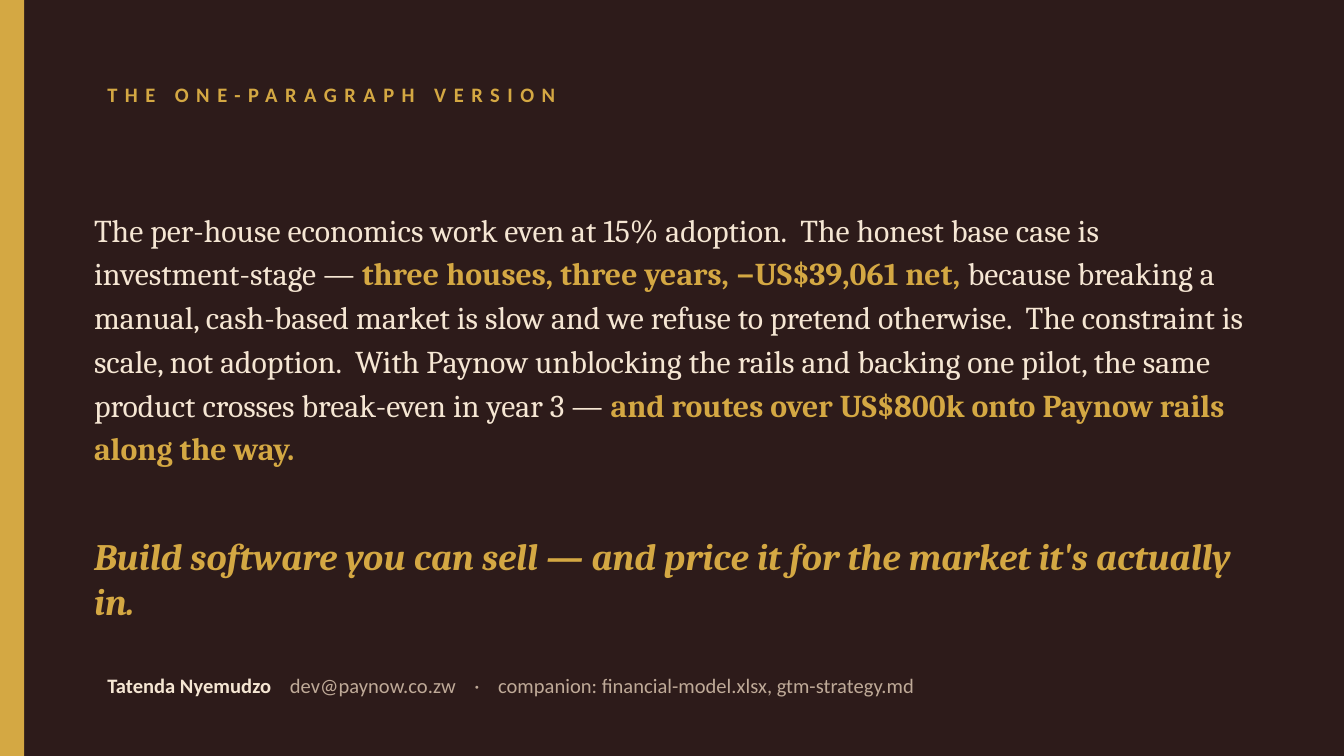
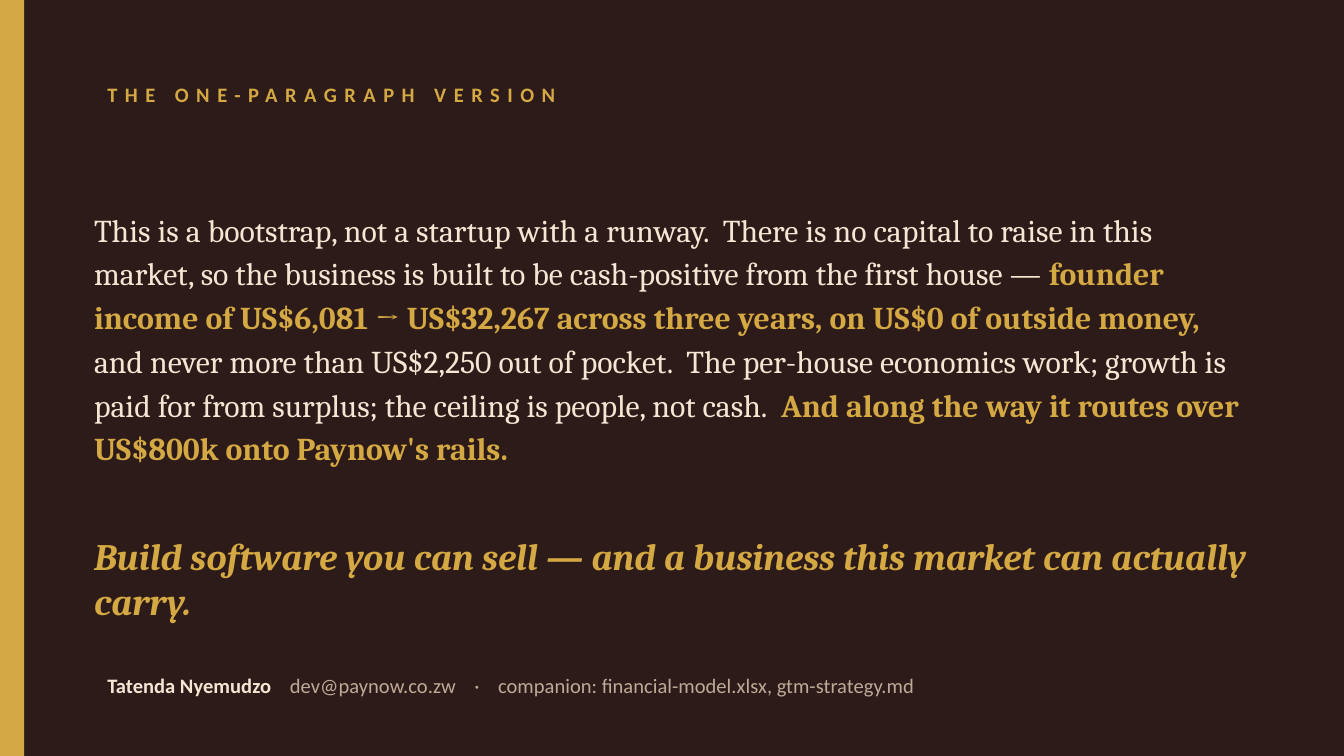
Before and after one commit to muudzo/livestockl, a slide deck: slide 11 of deliverables/business/financial-deck.pptx. Drawn at 1344x756 pixels with LibreOffice and Linux fonts; fonts in the diff are those of the drawing. Boxes give left, top, right and bottom in pixels: in the first picture for what was removed or moved away, otherwise in the second. Text is boxed around its words. In the diff, an @@ line names an element or a change of style, - is before the commit and + after.

```diff
--- a/deliverables/business/financial-deck.pptx
+++ b/deliverables/business/financial-deck.pptx
@@ text at <box>94,220,1239,467</box>: text changed @@
-The per-house economics work even at 15% adoption. The honest base case is investment-stage — three houses, three years, −US$39,061 net, because breaking a manual, cash-based market is slow and we refuse to pretend otherwise. The constraint is scale, not adoption. With Paynow unblocking the rails and backing one pilot, the same product crosses break-even in year 3 — and routes over US$800k onto Paynow rails along the way.
+This is a bootstrap, not a startup with a runway. There is no capital to raise in this market, so the business is built to be cash-positive from the first house — founder income of US$6,081 → US$32,267 across three years, on US$0 of outside money, and never more than US$2,250 out of pocket. The per-house economics work; growth is paid for from surplus; the ceiling is people, not cash. And along the way it routes over US$800k onto Paynow's rails.
@@ text at <box>94,543,1246,623</box>: text changed @@
-Build software you can sell — and price it for the market it's actually in.
+Build software you can sell — and a business this market can actually carry.
```
Also in this commit, not shown: 10 other slides changed, 6 other files.
